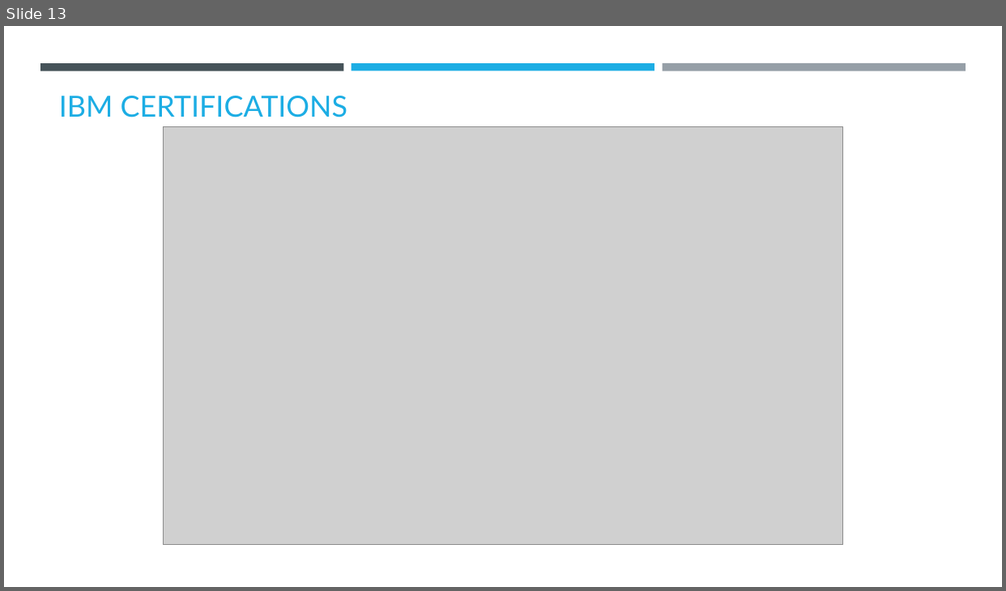
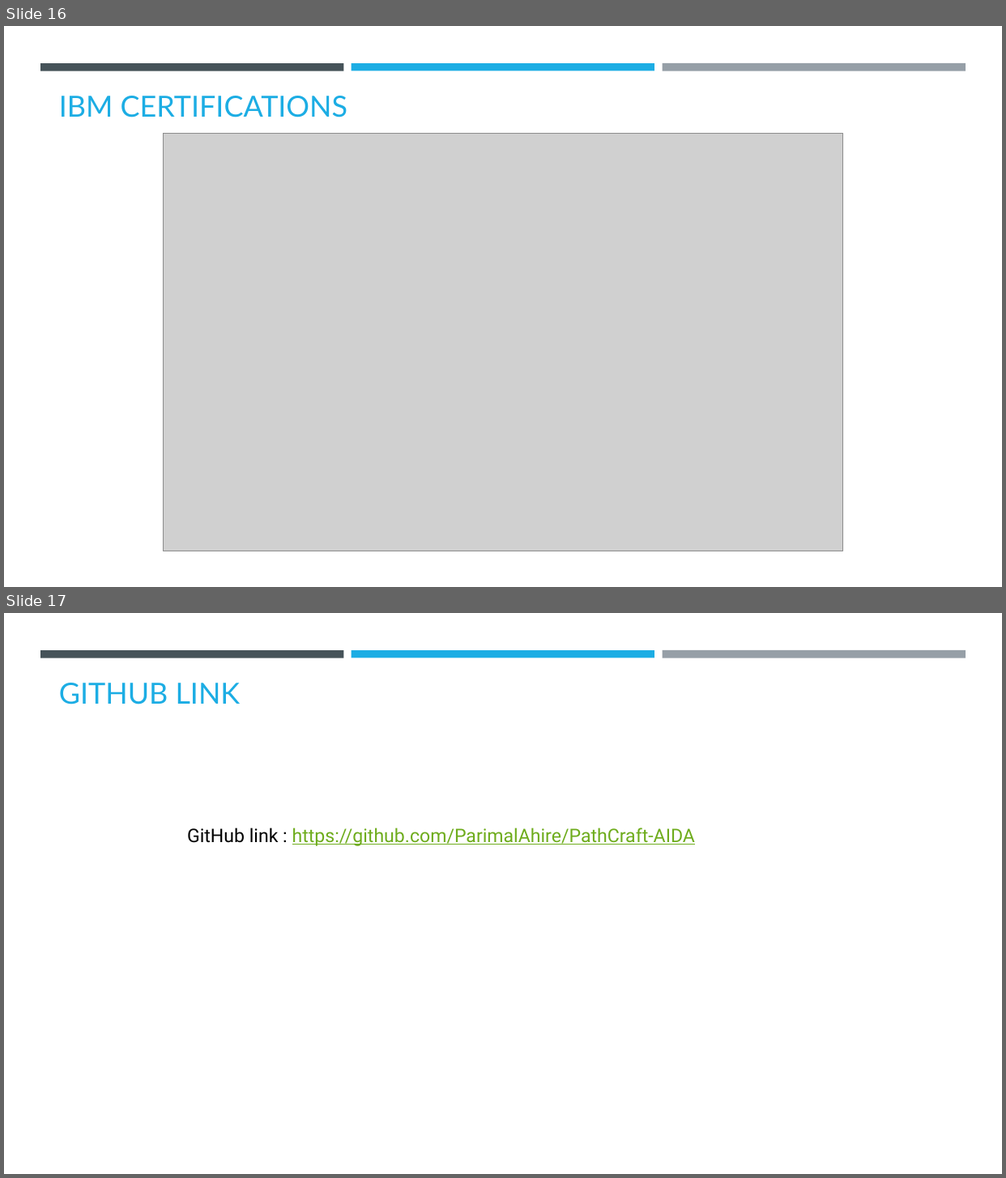
Before and after one commit to ParimalAhire/PathCraft-AIDA, a slide deck: ParimalAhire-PathCraft-AgenticAI.pptx. Shown one above the other, each under a label of ours: slide 13 before the commit, slides 16 and 17 after it. The pictures are 1006x591 and 1006x1178 pixels, drawn with LibreOffice and Linux fonts; fonts in the diff are those of the drawing; grey boxes stand for pictures; background and template pictures are left out. Boxes give left, top, right and bottom in pixels: in the first picture for what was removed or moved away, otherwise in the second. Text is boxed around its words. In the diff, an @@ line names an element or a change of style, - is before the commit and + after.

```diff
--- a/ParimalAhire-PathCraft-AgenticAI.pptx
+++ b/ParimalAhire-PathCraft-AgenticAI.pptx
@@ slide 17 added at bbox=[4, 613, 1002, 1174], background #FFFFFF; not listed: 3 template elements that a slide beside it also shows @@
@@ title added at bbox=[59, 683, 241, 705], 28 pt, text #1CADE4 @@
+GITHUB LINK
@@ text added at bbox=[187, 828, 695, 846], 18 pt, text #6EAC1C, underline @@
+GitHub link : https://github.com/ParimalAhire/PathCraft-AIDA
@@ what was slide 13 is now slide 16 @@
@@ slide 16 changed as well @@
@@ picture: place and size @@
-picture at bbox=[164, 127, 843, 545]
+picture at bbox=[164, 133, 843, 552]
```
Also in this commit, not shown: 6 other slides changed, 10 other slides added, 7 slides removed, 1 other file.
